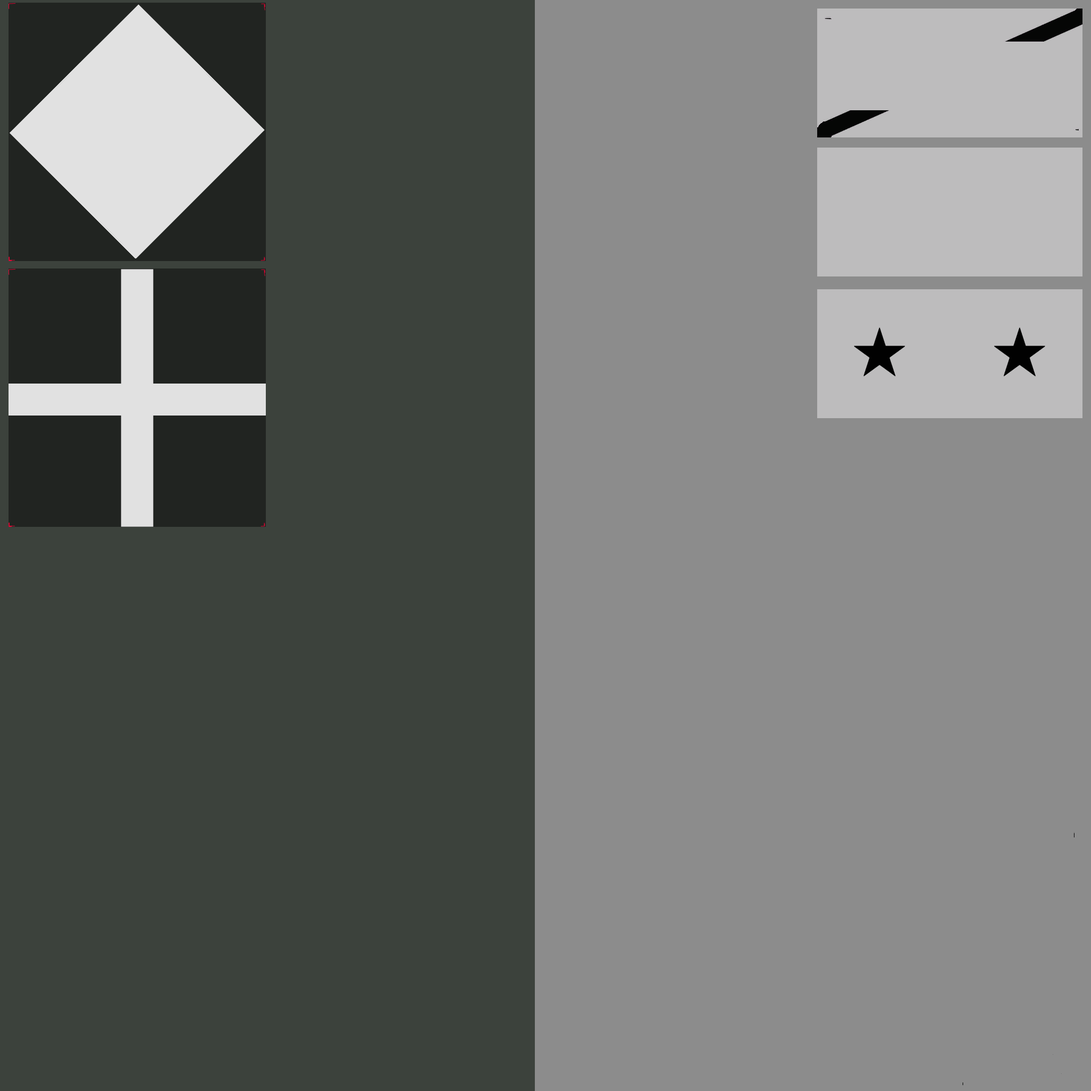
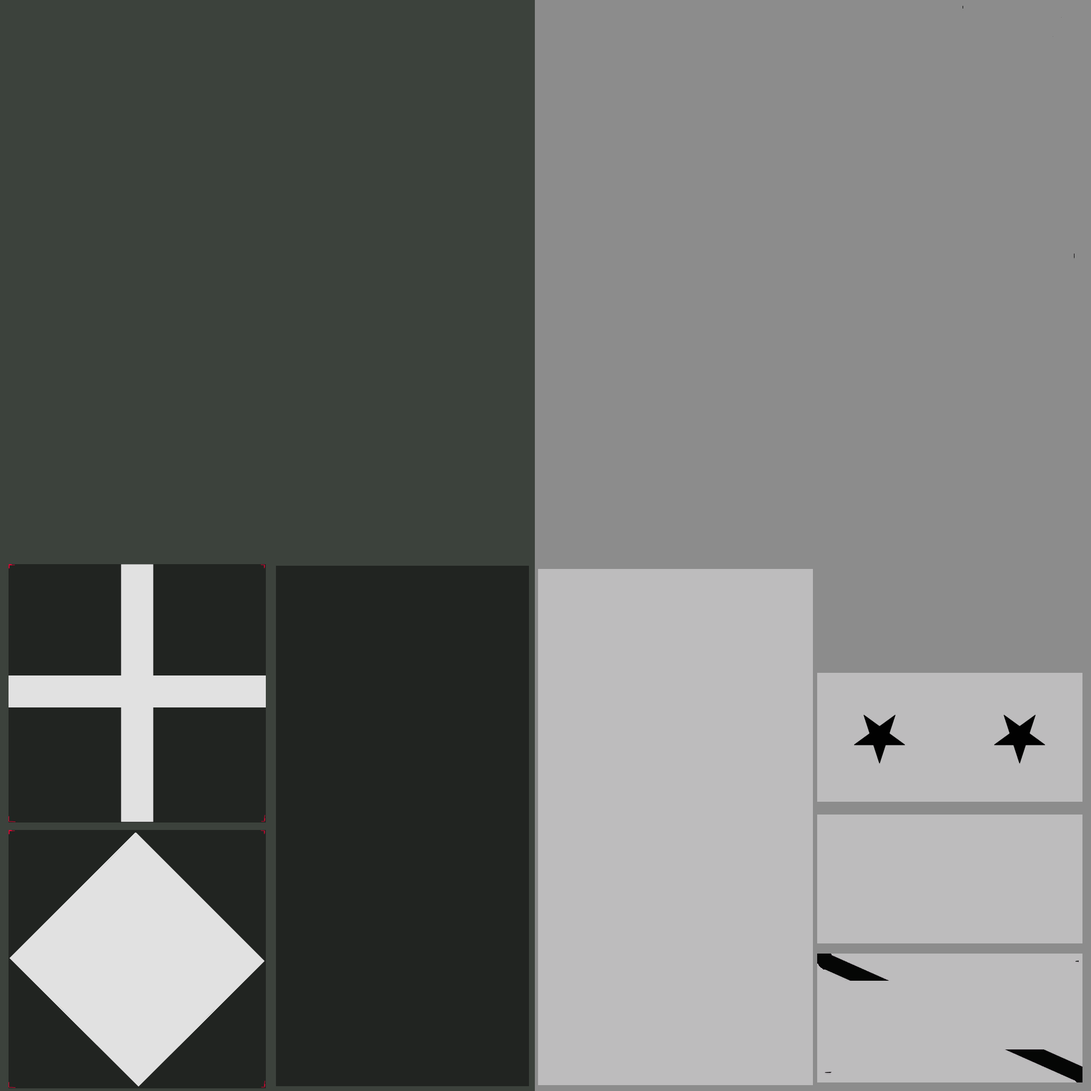
Layers edited between the first and the second 1091 x 1091 image:
painted on "Pasted Layer #2" over 8, 2, 266, 1089
painted on "Pasted Layer" over 817, 8, 1083, 1083
painted on "signal_schilder_2.dds" over 276, 5, 1075, 1087
